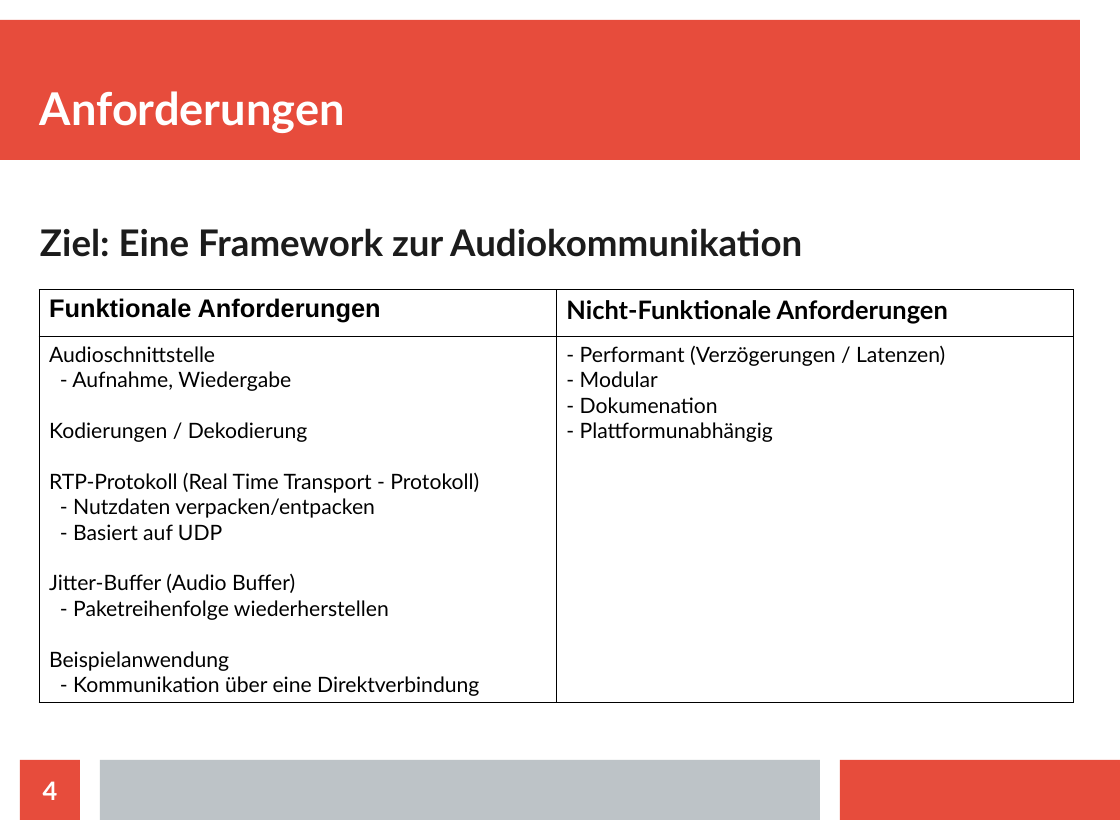
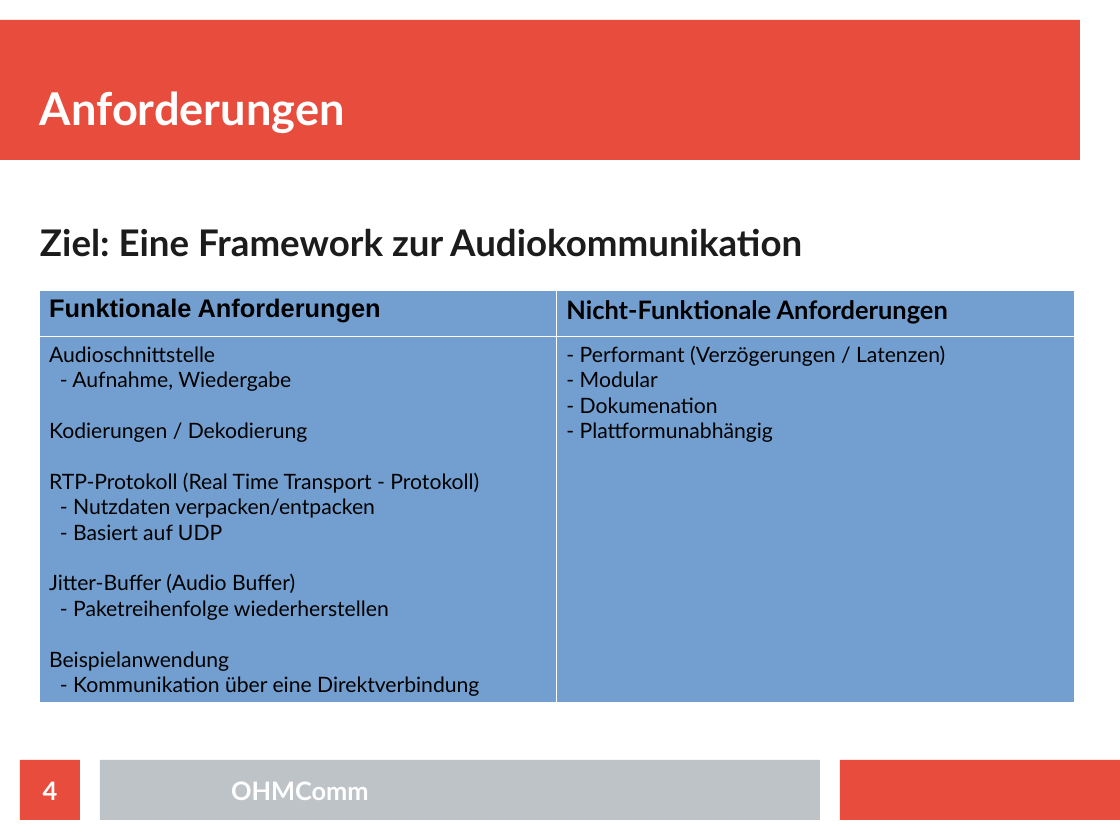
Before and after one commit to doe300/OHMComm, a slide deck: slide 4 of documents/OHMCommPres.odp. Drawn at 1120x840 pixels with LibreOffice and Linux fonts; fonts in the diff are those of the drawing. Boxes give left, top, right and bottom in pixels: in the first picture for what was removed or moved away, otherwise in the second. Text is boxed around its words. In the diff, an @@ line names an element or a change of style, - is before the commit and + after.

```diff
--- a/documents/OHMCommPres.odp
+++ b/documents/OHMCommPres.odp
@@ table at <box>39,290,1073,700</box> @@
@@ fill none to #729FCF in 4 cells @@
@@ borders changed @@
@@ text added at <box>231,782,369,800</box>, 18 pt, text #FFFFFF, bold @@
+OHMComm
```
Also in this commit, not shown: 24 other slides changed, 2 slides added, 5 slides removed.
